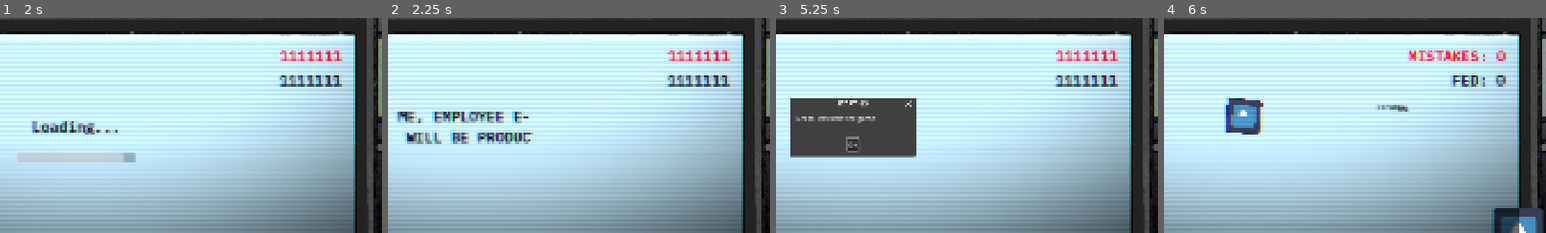
Above: before the commit, frames 1-4 (left to right).
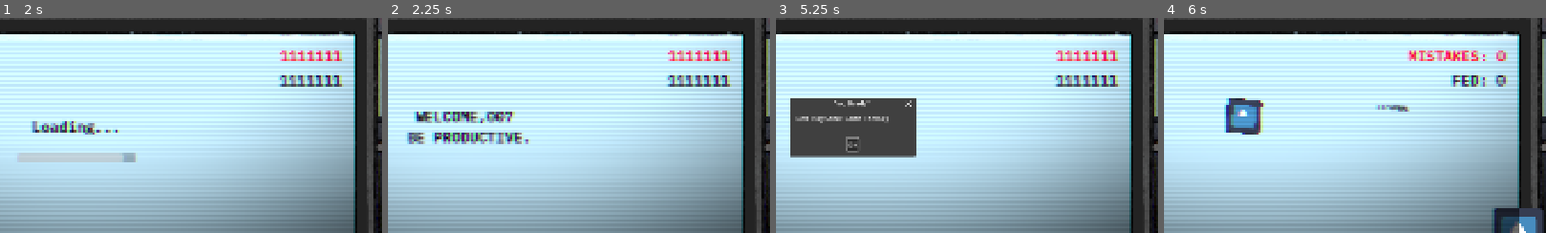
Above: after the commit, the same moments.

Repository: robfischer2187/AI-Slop
Game: Godot game, scene res://scenes/Main.tscn
Two runs of this game, one before a commit and one after it. Both use one fixed random seed, a clock stepped at 60 frames per second and the inputs below. The engine's default icon, where the game draws it, is replaced by a stand-in: a white triangle on a blue panel in a dark square.
Inputs (mouse positions are % of the whole screen's width and height, from its top left):
- Up to frame 1 (2 s): click "Login" at 0.5 s; drag from (18, 79) to (60, 28) at 1.27 s
- Up to frame 2 (2.25 s): drag from (30, 55) to (45, 70) at 2.02 s
- Up to frame 3 (5.25 s): tap Enter at 2.75, 4.25 s; move the mouse to (60, 28) at 2.77 s; click (60, 28) at 2.92 s; tap Space at 3.5 s; drag from (45, 70) to (20, 35) at 3.52 s; move the mouse to (80, 65) at 4.27 s; click (80, 65) at 4.42 s; click "YES" at 5 s
- Up to frame 4 (6 s): click "OK" at 5.75 s
The pictures show only the part of the screen within x 39-89%, y 50-100%; the shares and areas given below are measured in that part.

Frame 1 is identical in both runs. In frame 2, 3.1% of the frame differs, in the area x 2-39%, y 43-59%; in frame 3, 0.5%; in frame 4, nothing differs.

Commit message:
Refactor welcome message and support prompt dialog text

Diff:
--- a/ai-slop/scripts/startupflow.gd
+++ b/ai-slop/scripts/startupflow.gd
@@ -31,7 +31,7 @@
 signal startup_finished(support_forced: bool)
 
 var phase: Phase = Phase.LOGIN
-var employee_id: String = "E-1031"
+var employee_id: String = "007"
 var support_forced: bool = false
 var forced_yes_mode := false
 var start_message_visible := false
@@ -118,7 +118,7 @@
 
 func _show_welcome_then_prompt() -> void:
 	_set_phase(Phase.WELCOME)
-	welcome_label.text = "WELCOME, EMPLOYEE %s.\nTODAY WILL BE PRODUCTIVE." % employee_id
+	welcome_label.text = "WELCOME,%s\n BE PRODUCTIVE." % employee_id
 
 	await get_tree().create_timer(welcome_hold_seconds).timeout
 
@@ -128,15 +128,12 @@
 
 
 func _on_support_yes() -> void:
-	# First YES shows the startup message popup. The OK click on that popup
-	# comes back here with `start_message_visible` already set, and then we finish.
 	if not start_message_visible:
 		start_message_visible = true
 		_show_start_message_popup()
 		return
 
 	start_message_visible = false
-	# In forced mode, YES means "you tried NO, too bad" but still continue.
 	if alastor != null:
 		alastor.visible = true
 
@@ -174,15 +171,15 @@
 
 
 func _set_prompt_forced_yes() -> void:
-	support_prompt.title = "COMPLIANCE CHECK"
-	support_prompt.dialog_text = "SORRY. YOU HAVE NO OTHER OPTION."
+	support_prompt.title = "Oh No That Went Wrong"
+	support_prompt.dialog_text = "Just Press Yes"
 	support_prompt.get_ok_button().text = "YES"
 	support_prompt.get_cancel_button().hide()
 
 
 func _show_start_message_popup() -> void:
-	support_prompt.title = "STARTING"
-	support_prompt.dialog_text = "Great, lets start the game"
+	support_prompt.title = "You Ready?"
+	support_prompt.dialog_text = "Lets Play Some Game Then Ay"
 	support_prompt.get_ok_button().text = "OK"
 	support_prompt.get_cancel_button().hide()
 	_popup_prompt_centered_in_pc_screen_clamped()
